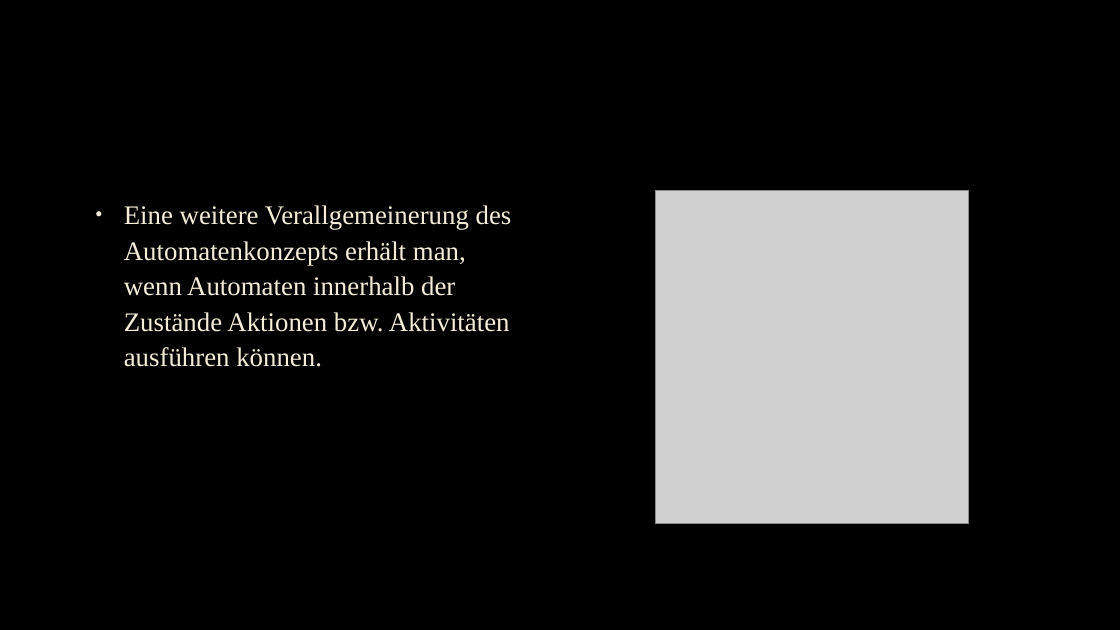
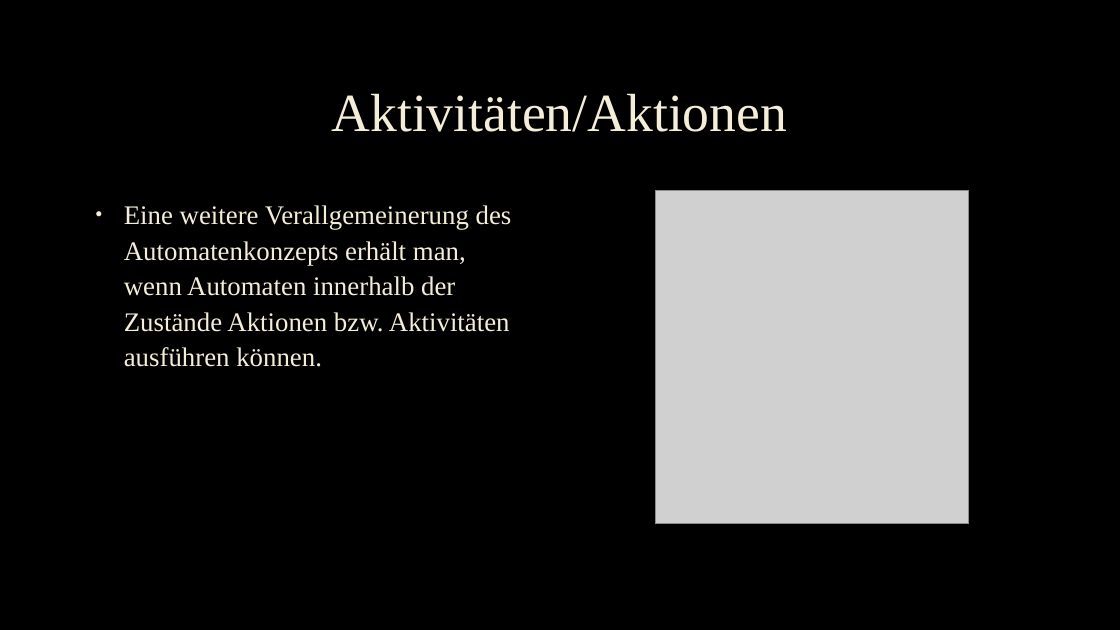
Before and after one commit to asuljkanovic18/AUD-Verhaltensdiagramme, a slide deck: slide 4 of AUD_Vali/Zustandsautomaten.pptx. Drawn at 1120x630 pixels with LibreOffice and Linux fonts; fonts in the diff are those of the drawing; grey boxes stand for pictures; background and template pictures are left out. Boxes give left, top, right and bottom in pixels: in the first picture for what was removed or moved away, otherwise in the second. Text is boxed around its words. In the diff, an @@ line names an element or a change of style, - is before the commit and + after.

```diff
--- a/AUD_Vali/Zustandsautomaten.pptx
+++ b/AUD_Vali/Zustandsautomaten.pptx
@@ title added at (x1=332, y1=93, x2=787, y2=132), 46 pt, text #F4EDD8 @@
+Aktivitäten/Aktionen
```
Also in this commit, not shown: 1 slide added, 1 other file.
